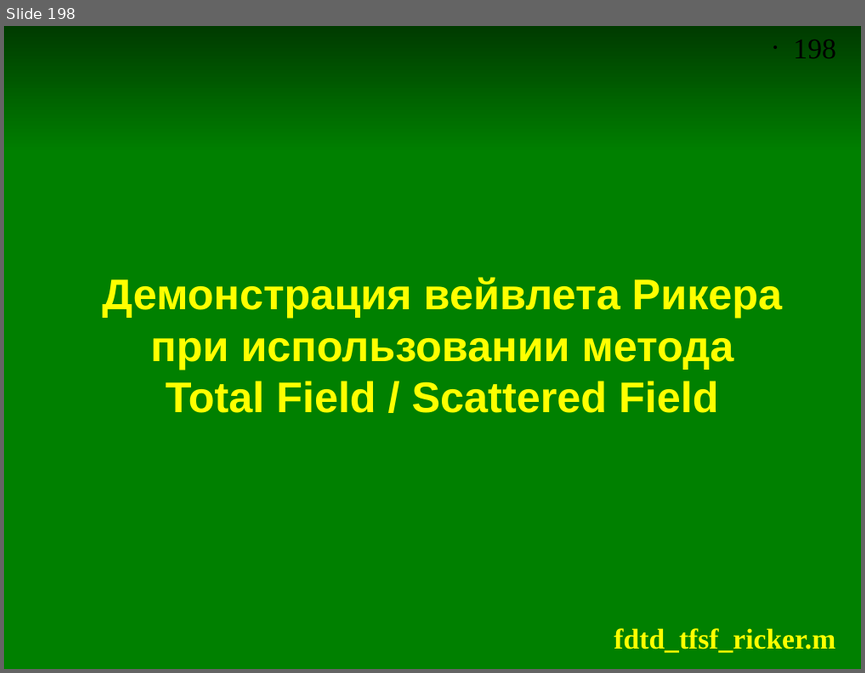
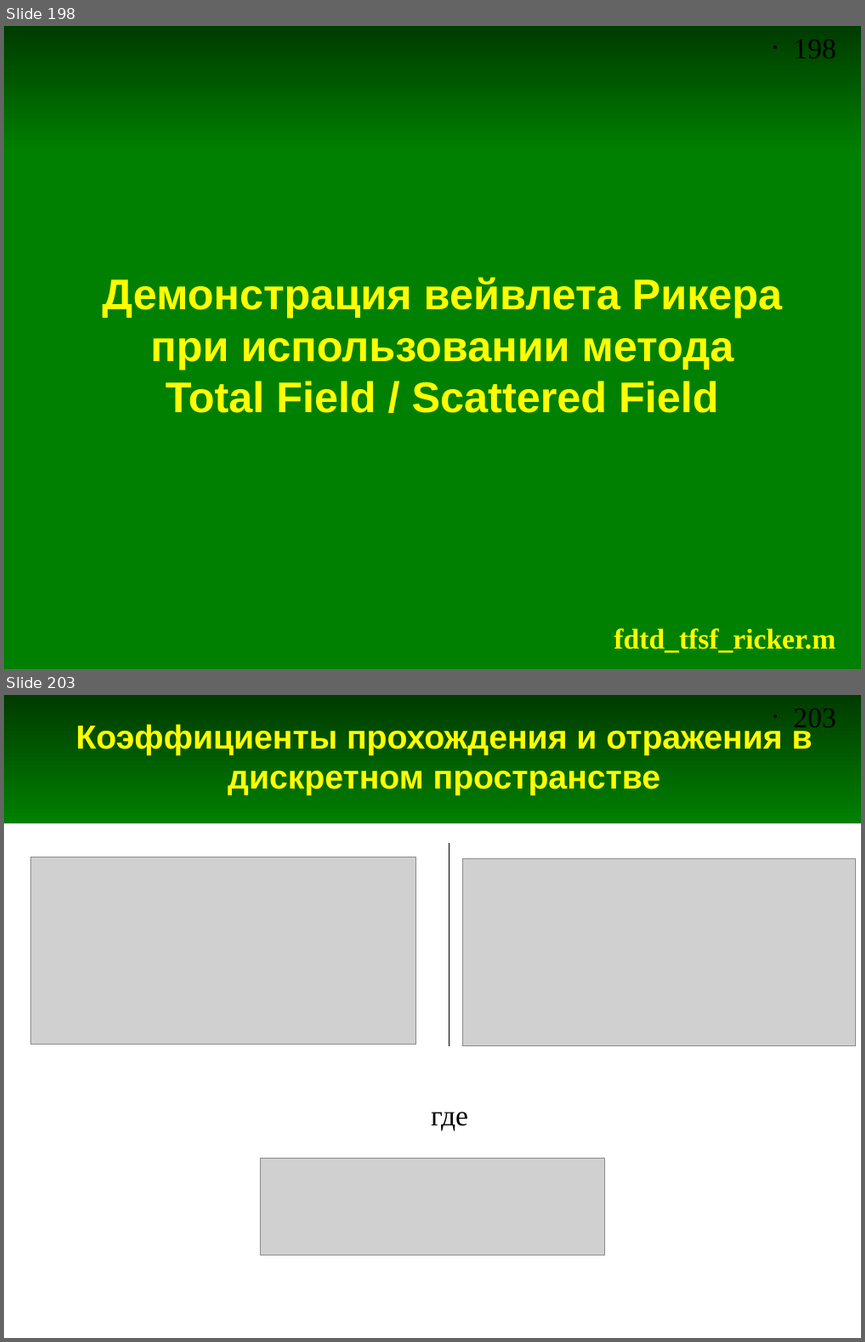
Before and after one commit to andris0147sv/modelling, a slide deck: presentations/2. FDTD.odp. Shown one above the other, each under a label of ours: slide 198 before the commit, slides 198 and 203 after it; the slides between them are not shown. The pictures are 865x673 and 865x1342 pixels, drawn with LibreOffice and Linux fonts; fonts in the diff are those of the drawing; grey boxes stand for pictures. Boxes give left, top, right and bottom in pixels: in the first picture for what was removed or moved away, otherwise in the second. Text is boxed around its words. In the diff, an @@ line names an element or a change of style, - is before the commit and + after.

```diff
--- a/presentations/2. FDTD.odp
+++ b/presentations/2. FDTD.odp
@@ slide 203 added at <box>4,695,861,1338</box>, background #FFFFFF; not listed: 2 template elements that a slide beside it also shows @@
@@ title added at <box>76,722,812,795</box>, 28 pt, text #FFFF00, bold @@
+Коэффициенты прохождения и отражения в дискретном пространстве
@@ line added from (449, 843) to (449, 1045), #000000 0 pt @@
@@ picture added at <box>30,857,415,1044</box> @@
@@ picture added at <box>462,859,855,1046</box> @@
@@ text added at <box>431,1111,468,1131</box>, 24 pt, text #000000 @@
+где
@@ picture added at <box>260,1157,605,1255</box> @@
```
Also in this commit, not shown: 5 other slides added, 2 other files.
